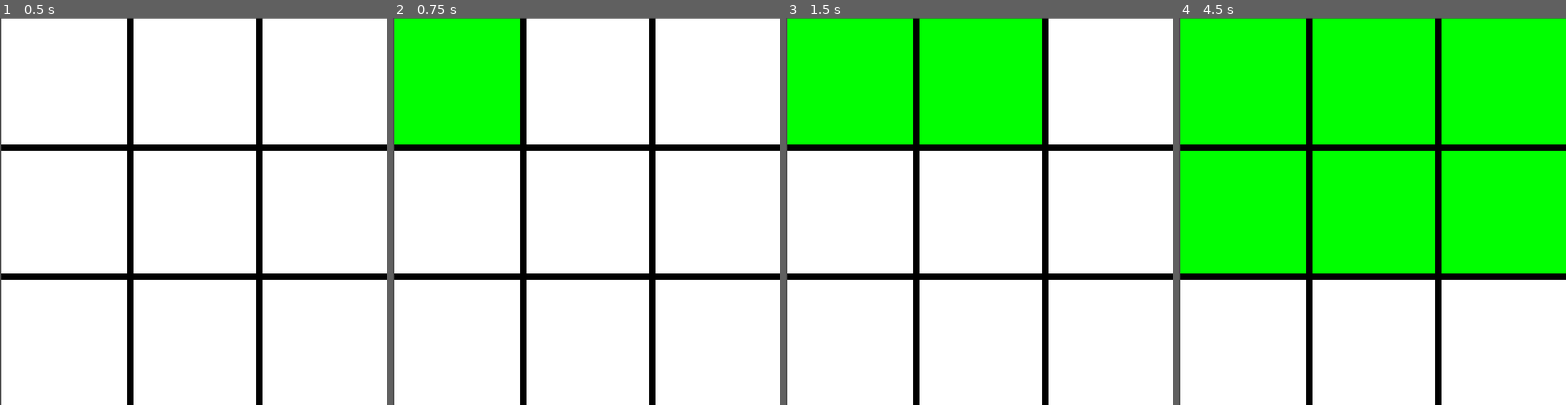
Above: before the commit, frames 1-4 (left to right).
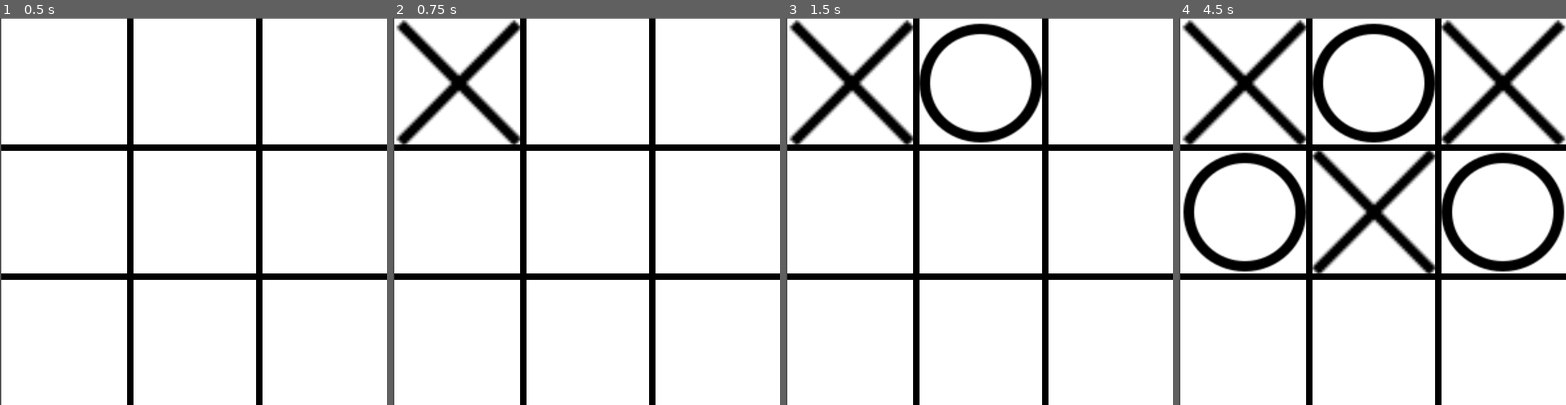
Above: after the commit, the same moments.

Repository: Daemon-Hub/TicTacToe
Game: Godot game, scene res://scenes/game.tscn
The game is run twice, just before and just after one commit, with the same random seed, the same clock (stepped at 60 frames per second) and the same inputs.
Inputs (mouse positions are in pixels of both pictures, inside the frame that each line leads up to):
- Up to frame 1 (0.5 s): no input
- Up to frame 2 (0.75 s): tap Enter at 0.5 s; move the mouse to (458, 83) at 0.52 s; click (458, 83) at 0.67 s
- Up to frame 3 (1.5 s): tap Space at 1.25 s; move the mouse to (979, 83) at 1.27 s; click (979, 83) at 1.42 s
- Up to frame 4 (4.5 s): tap Enter at 2, 3.5 s; move the mouse to (1504, 83) at 2.02 s; click (1504, 83) at 2.17 s; tap Space at 2.75, 4.25 s; move the mouse to (1244, 211) at 2.77 s; click (1244, 211) at 2.92 s; move the mouse to (1372, 211) at 3.52 s; click (1372, 211) at 3.67 s; move the mouse to (1504, 211) at 4.27 s; click (1504, 211) at 4.42 s

Frame 1 is identical in both runs. In frame 2, 11% of the frame differs, in the area x 0-33%, y 0-33%; in frame 3, 21%; in frame 4, 62%, in the area x 0-100%, y 0-66%.

Commit message:
init

Diff:
--- a/project.godot
+++ b/project.godot
@@ -19,5 +19,6 @@
 
 window/size/viewport_width=600
 window/size/viewport_height=600
+window/size/resizable=false
 window/stretch/mode="viewport"
 window/stretch/aspect="expand"
--- a/scenes/cell.tscn
+++ b/scenes/cell.tscn
@@ -1,6 +1,8 @@
-[gd_scene load_steps=3 format=3 uid="uid://drem7dokqe7wy"]
+[gd_scene load_steps=5 format=3 uid="uid://drem7dokqe7wy"]
 
 [ext_resource type="Script" path="res://src/cell.gd" id="1_frv6p"]
+[ext_resource type="Texture2D" uid="uid://ds6dih0wyi4de" path="res://files/cross.png" id="2_q7qqu"]
+[ext_resource type="Texture2D" uid="uid://d0om1y2f6lnv2" path="res://files/circle.png" id="3_gty64"]
 
 [sub_resource type="RectangleShape2D" id="RectangleShape2D_07dfu"]
 size = Vector2(200, 200)
@@ -8,6 +10,8 @@
 [node name="Area2D" type="Area2D"]
 position = Vector2(0, 1)
 script = ExtResource("1_frv6p")
+cross_path = NodePath("Cross")
+circle_path = NodePath("Circle")
 
 [node name="CollisionShape2D" type="CollisionShape2D" parent="."]
 position = Vector2(0, -1)
@@ -15,3 +19,13 @@
 
 [node name="Polygon2D" type="Polygon2D" parent="."]
 polygon = PackedVector2Array(100, 100, 100, -100, -100, -100, -100, 100)
+
+[node name="Cross" type="Sprite2D" parent="."]
+visible = false
+scale = Vector2(4, 4.059)
+texture = ExtResource("2_q7qqu")
+
+[node name="Circle" type="Sprite2D" parent="."]
+visible = false
+scale = Vector2(2.067, 2)
+texture = ExtResource("3_gty64")
--- a/scenes/game.tscn
+++ b/scenes/game.tscn
@@ -1,9 +1,12 @@
-[gd_scene load_steps=2 format=3 uid="uid://b7qxx4wpq22x4"]
+[gd_scene load_steps=3 format=3 uid="uid://b7qxx4wpq22x4"]
 
+[ext_resource type="Script" path="res://src/game.gd" id="1_ocpse"]
 [ext_resource type="PackedScene" uid="uid://drem7dokqe7wy" path="res://scenes/cell.tscn" id="1_sqqax"]
 
 [node name="Game" type="Node2D"]
 position = Vector2(102, 101)
+script = ExtResource("1_ocpse")
+lst_cells = [NodePath("Cell"), NodePath("Cell2"), NodePath("Cell3"), NodePath("Cell4"), NodePath("Cell5"), NodePath("Cell6"), NodePath("Cell7"), NodePath("Cell8"), NodePath("Cell9")]
 
 [node name="Cell" parent="." instance=ExtResource("1_sqqax")]
 position = Vector2(0, 0)
@@ -47,3 +50,5 @@
 [node name="Line2D4" type="Line2D" parent="."]
 points = PackedVector2Array(300, -100, 300, 500)
 default_color = Color(0, 0, 0, 1)
+
+[connection signal="cell_pressed" from="." to="." method="_on_cell_pressed"]
--- a/src/cell.gd
+++ b/src/cell.gd
@@ -1,7 +1,29 @@
 extends Area2D
 
 
+@export var cross_path: NodePath
+@export var circle_path: NodePath
+@onready var cross: Sprite2D = get_node(cross_path)
+@onready var circle: Sprite2D = get_node(circle_path)
+
+
+
 func _input_event(viewport: Viewport, event: InputEvent, shape_idx: int) -> void:
+	if !is_instance_valid(cross) or !is_instance_valid(circle): return
+	if cross.visible or circle.visible: return
 	if event is InputEventMouseButton:
 		if event.button_index == MOUSE_BUTTON_LEFT and event.pressed:
-			$Polygon2D.color = Color.GREEN
+			get_parent().emit_signal("cell_pressed", self)
+
+
+func put_cross():
+	cross.visible = true
+
+func put_circle():
+	circle.visible = true
+
+func is_cross() -> bool:
+	return cross.visible
+
+func is_empty() -> bool:
+	return !cross.visible and !circle.visible
--- /dev/null
+++ b/src/game.gd
@@ -0,0 +1,32 @@
+extends Node2D
+
+signal cell_pressed(cell: Node)
+
+var cross_step := true
+@export var lst_cells: Array
+var win_combinations := [
+	[0, 1, 2],[3, 4, 5],[6, 7, 8],
+	[0, 3, 6],[1, 4, 7],[2, 5, 8],
+	[0, 4, 8],[2, 4, 6]
+]
+
+
+func _ready():
+	pass
+
+
+func _on_cell_pressed(cell: Node) -> void:
+	if cross_step:
+		cell.put_cross()
+	else:
+		cell.put_circle()
+
+	cross_step = !cross_step
+
+func is_victory() -> bool:
+	for combination in win_combinations:
+		var cross_winner: bool = lst_cells[0].is_cross()
+		for i in combination:
+			if lst_cells[i].is_empty(): break
+
+	return true
Binary file added: files/circle.png
Not shown, added: files/circle.png.import
Binary file added: files/cross.png
Not shown, added: files/cross.png.import
Not shown, added: files/icon.png.import
